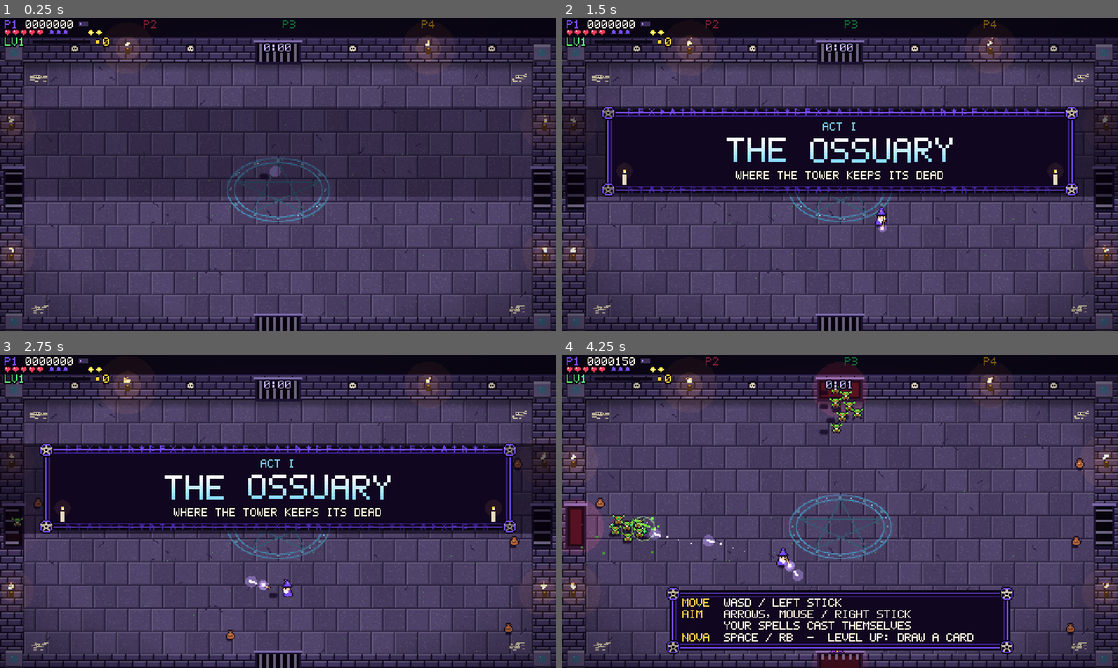
Above: before the commit, frames 1-4 (two rows, left to right).
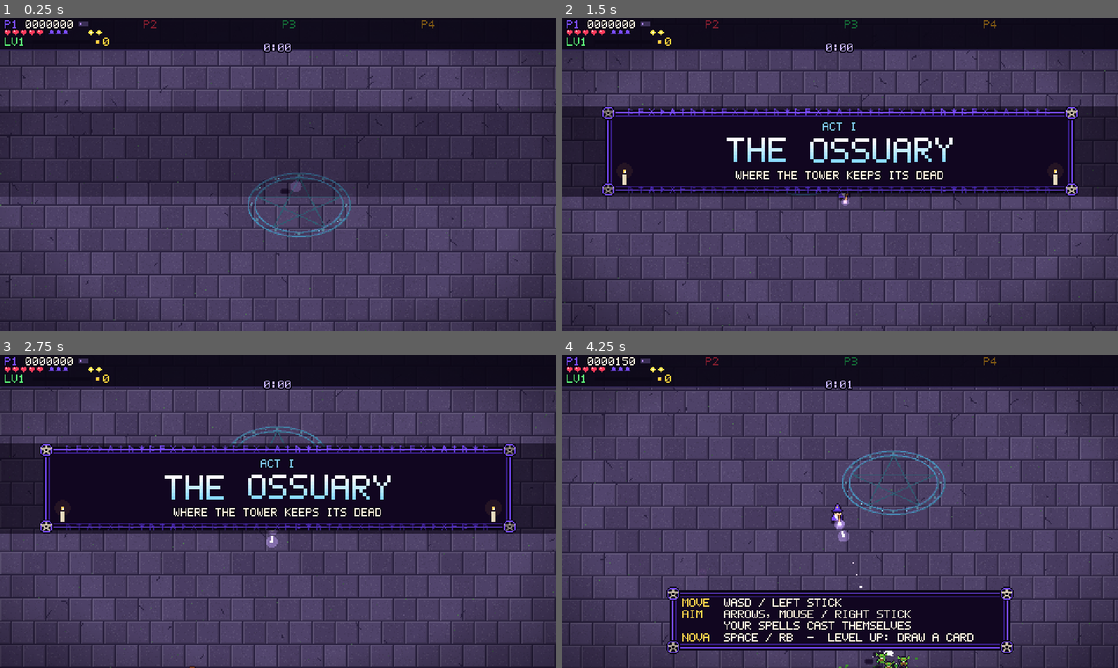
Above: after the commit, the same moments.

Repository: Proximo0/MagicSmash
Game: Godot game, scene res://tests/bot/bot.tscn
Same seed, same stepped clock (60 frames per second), same inputs: the game is played once before the commit and once after it. This scene is started directly instead of the project's main scene.
Inputs (mouse positions are in pixels of both pictures, inside the frame that each line leads up to):
- Up to frame 1 (0.25 s): no input
- Up to frame 2 (1.5 s): tap Enter at 0.5 s; move the mouse to (962, 158) at 0.52 s; hold Right 0.53-1.25 s; tap P at 0.6 s; click (962, 158) at 0.67 s; tap Space at 0.77 s; drag from (728, 190) to (812, 237) at 1.27 s
- Up to frame 3 (2.75 s): move the mouse to (333, 442) at 2.02 s; hold Right from 2.03 s (still down); tap Enter at 2.1 s
- Up to frame 4 (4.25 s): release Right at 2.75 s; drag from (812, 574) to (673, 464) at 2.77 s; move the mouse to (1006, 558) at 3.52 s; hold Left from 3.53 s (still down); tap Z at 3.6 s; tap Space at 3.77 s

The runs differ from the first frame. In frame 1, 26% of the frame differs, in the area x 0-100%, y 5-100%; in frame 2, 24%; in frame 3, 21%; in frame 4, 29%, in the area x 0-100%, y 2-100%.

Commit message:
Rework 22: a bigger arena with a party camera (#38)
* A bigger arena: the camera follows the party around a 760x400 floor

Co-Authored-By: Claude Opus 5.5 <noreply@anthropic.com>
Claude-Session: https://claude.ai/code/session_01Mr779yQiKfgnxCHZUAtBUk

* Big arena: leash and rift tests, pre-bake later acts, tidy

Co-Authored-By: Claude Opus 5.5 <noreply@anthropic.com>
Claude-Session: https://claude.ai/code/session_01Mr779yQiKfgnxCHZUAtBUk

---------

Co-authored-by: Claude <noreply@anthropic.com>

Diff:
--- a/game/arena/arena.gd
+++ b/game/arena/arena.gd
@@ -99,7 +99,12 @@
 var options := OptionsPanel.new()
 const PAUSE_ITEMS := ["RESUME", "OPTIONS", "QUIT TO TITLE"]
 var time := 0.0
-var torch_pos := [Vector2(110, 26), Vector2(370, 26), Vector2(10, 92), Vector2(10, 204), Vector2(470, 92), Vector2(470, 204)]
+var torch_pos := [Vector2(150, 26), Vector2(300, 26), Vector2(500, 26), Vector2(650, 26), Vector2(10, 110),
+	Vector2(10, 340), Vector2(790, 110), Vector2(790, 340)]
+## The camera: the world point at the screen's top-left. It follows the middle of the living party and stays
+## inside the arena image; CAM_EASE is how fast it catches up (per second).
+var cam := Vector2.ZERO
+const CAM_EASE := 6.0
 var _hitstop := 0.0
 var _last_aim := {}
 ## Level-up pick screen, per local slot: highlighted card, and the [card, offer] confirmed and being sent.
@@ -139,6 +144,9 @@
 	bg = Sprite2D.new()
 	bg.centered = false
 	bg.texture = ArenaBg.build(ArenaBg.OSSUARY)
+	# The bigger arena takes a moment to bake; do the later acts now, during the run's intro, not mid-fight.
+	(func() -> void: ArenaBg.build(ArenaBg.LIBRARY)).call_deferred()
+	(func() -> void: ArenaBg.build(ArenaBg.SANCTUM)).call_deferred()
 	root.add_child(bg)
 	bg_next = Sprite2D.new()
 	bg_next.centered = false
@@ -173,7 +181,10 @@
 	vignette.texture = grad
 	vignette.size = G.SCREEN
 	vignette.mouse_filter = Control.MOUSE_FILTER_IGNORE
-	root.add_child(vignette)
+	var vignette_layer := CanvasLayer.new()
+	vignette_layer.layer = 5
+	add_child(vignette_layer)
+	vignette_layer.add_child(vignette)
 
 	hud_layer = CanvasLayer.new()
 	hud_layer.layer = 10
@@ -319,7 +330,8 @@
 	var so := Vector2.ZERO
 	if shake > 0.0:
 		so = Vector2(_fx_rng.randf_range(-1, 1), _fx_rng.randf_range(-1, 1)) * shake
-	root.position = so.round()
+	_follow_party(dt)
+	root.position = (so - cam).round()
 	if game_over:
 		game_over_t += dt
 	_torch_fx(dt)
@@ -965,7 +977,7 @@
 		if b.kind == Gamble.TEAM:
 			_draw_fate(ci, b, spinning, col, text, dark)
 			continue
-		var at: Vector2 = (b.pos as Vector2) + Vector2(0, -30)
+		var at: Vector2 = _on_screen(b.pos as Vector2) + Vector2(0, -30)
 		var k := clampf(b.t / b.spin, 0.0, 1.0)
 		for n in 3:
 			# Each stone flies up and tumbles down; the middle one lands last, on the outcome.
@@ -1002,7 +1014,7 @@
 ## Chest reels over the wizard who opened them: tier names spin, then the item shows in its tier's colour.
 func _draw_reveals(ci: CanvasItem, dark: Color) -> void:
 	for r: Dictionary in _reveals:
-		var at: Vector2 = (r.pos as Vector2) + Vector2(0, -34)
+		var at: Vector2 = _on_screen(r.pos as Vector2) + Vector2(0, -34)
 		var spinning: bool = r.t < REEL_SPIN
 		var tier: int = (int(r.t * 14.0) + r.slot) % RARITY_COLORS.size() if spinning else r.tier
 		var col: Color = RARITY_COLORS[tier]
@@ -1070,6 +1082,32 @@
 			bg.texture = bg_next.texture
 			bg_next.visible = false
 			_act_fade = -1.0
+
+## Eases the camera toward the middle of the living wizards (all of them when none is alive), keeping the view
+## inside the arena image. The HUD band at the top counts as part of the view, so the top wall can show under it.
+func _follow_party(dt: float) -> void:
+	var c := Vector2.ZERO
+	var n := 0
+	for p: Dictionary in vp.values():
+		if p.alive:
+			c += p.pos
+			n += 1
+	if n == 0:
+		for p: Dictionary in vp.values():
+			c += p.pos
+			n += 1
+	if n == 0:
+		return
+	c /= n
+	var want := c - Vector2(G.SCREEN.x / 2.0, (G.SCREEN.y + G.HUD_H) / 2.0)
+	want = want.clamp(Vector2.ZERO, G.WORLD - G.SCREEN)
+	cam = want if cam == Vector2.ZERO and time < 0.2 else cam.lerp(want, minf(1.0, dt * CAM_EASE))
+
+
+## A world position on the screen (for HUD things that point at the arena).
+func _on_screen(p: Vector2) -> Vector2:
+	return p - cam
+
 
 func _add_shake(v: float) -> void:
 	if not Save.settings.shake:
@@ -1583,6 +1621,10 @@
 func _draw_hud() -> void:
 	var ci := hud
 	var dark := Color("0b0716")
+	# The HUD band: the arena scrolls under it.
+	ci.draw_rect(Rect2(0, 0, G.SCREEN.x, G.HUD_H), Color(dark, 0.92))
+	ci.draw_rect(Rect2(0, G.HUD_H, G.SCREEN.x, 1), Color("2f2450"))
+	_draw_offscreen(ci)
 	# Player panels
 	for slot in 4:
 		var x := slot * 120 + 4
@@ -1681,6 +1723,37 @@
 	elif paused:
 		_draw_pause(ci)
 
+## Arrows at the screen's edge pointing at what matters out of view: chests, cards and the Lich.
+func _draw_offscreen(ci: CanvasItem) -> void:
+	var view := Rect2(Vector2(6, G.HUD_H + 6), G.SCREEN - Vector2(12, G.HUD_H + 12))
+	var marks: Array = []
+	for k: Array in vk:
+		var kind: int = k[0]
+		if kind == World.PK_CHEST or kind >= World.PK_CARD:
+			marks.append([k[1], _pickup_color(kind)])
+	for e: Dictionary in ve.values():
+		if e.type == World.LICH:
+			marks.append([e.pos, Color("ff4df2") if boss_final else Color("4dfff0")])
+	for m: Array in marks:
+		var sp := _on_screen(m[0])
+		if view.grow(4).has_point(sp):
+			continue
+		var center := view.get_center()
+		var d: Vector2 = (sp - center)
+		# Where the line from the middle to the thing leaves the view.
+		var tx := (view.size.x / 2.0) / maxf(absf(d.x), 0.001)
+		var ty := (view.size.y / 2.0) / maxf(absf(d.y), 0.001)
+		var at := center + d * minf(tx, ty)
+		var dir := d.normalized()
+		var side := Vector2(-dir.y, dir.x)
+		var pulse := 0.6 + 0.4 * sin(time * 6.0)
+		var col: Color = m[1]
+		var tip := at
+		var pts := PackedVector2Array([tip, tip - dir * 7.0 + side * 4.0, tip - dir * 7.0 - side * 4.0])
+		ci.draw_colored_polygon(pts, Color(col, pulse))
+		ci.draw_polyline(PackedVector2Array([pts[0], pts[1], pts[2], pts[0]]), Color(Occult.INK, 0.9), 1.0)
+
+
 ## An act card: a rune-framed band with the act's numeral, its name in large letters and its subtitle, fading in.
 func _draw_act_card(ci: CanvasItem, k: float, slide: float) -> void:
 	var a := clampf(k / 0.12, 0.0, 1.0) * clampf(banner.t / 0.4, 0.0, 1.0)
--- a/game/arena/arena_bg.gd
+++ b/game/arena/arena_bg.gd
@@ -21,8 +21,8 @@
 	act = clampi(act, 0, PALETTES.size() - 1)
 	if _cache.has(act):
 		return _cache[act]
-	var w := int(G.SCREEN.x)
-	var h := int(G.SCREEN.y)
+	var w := int(G.WORLD.x)
+	var h := int(G.WORLD.y)
 	var img := Image.create(w, h, false, Image.FORMAT_RGBA8)
 	var rng := RandomNumberGenerator.new()
 	rng.seed = 1337 + act * 101
@@ -48,9 +48,6 @@
 		for y in range(int(a.position.y), int(a.end.y)):
 			img.set_pixel(x0, y, img.get_pixel(x0, y).darkened(0.35))
 	_pillars(img, w, h, pal, act)
-	# HUD band.
-	img.fill_rect(Rect2i(0, 0, w, 18), Color("0b0716"))
-	img.fill_rect(Rect2i(0, 17, w, 1), Color("2f2450") if act != LIBRARY else Color("4a2414"))
 	var tex := ImageTexture.create_from_image(img)
 	_cache[act] = tex
 	return tex
@@ -59,7 +56,7 @@
 static func _walls(img: Image, a: Rect2, pal: Array, act: int) -> void:
 	var w := img.get_width()
 	var h := img.get_height()
-	for y in range(18, h):
+	for y in range(0, h):
 		for x in w:
 			if a.has_point(Vector2(x, y)):
 				continue
@@ -67,10 +64,10 @@
 			if act == LIBRARY:
 				c = _shelf_px(x, y, pal)
 			else:
-				var row := (y - 18) / 6
+				var row := (y + 42) / 6
 				var off := 6 if row % 2 == 1 else 0
 				var bx := (x + off) % 12
-				var by := (y - 18) % 6
+				var by := (y + 42) % 6
 				var brick_id := ((x + off) / 12) * 31 + row * 17
 				var base: Color = (pal[0] as Color).lerp(pal[1], float((brick_id * 7919) % 13) / 13.0)
 				c = base
@@ -87,10 +84,10 @@
 
 ## Bookshelf walls: dark wood boards every 10 px with rows of coloured spines between.
 static func _shelf_px(x: int, y: int, pal: Array) -> Color:
-	var ry := (y - 18) % 10
+	var ry := (y + 42) % 10
 	if ry >= 8:
 		return Color("2a140c") if ry == 9 else Color("6a3a20")
-	var book := (x * 3 + (y - 18) / 10 * 7) / 4
+	var book := (x * 3 + (y + 42) / 10 * 7) / 4
 	var hsh := (book * 2654435761) % 1000
 	if hsh < 90:
 		return pal[2]
@@ -99,7 +96,7 @@
 	var tall := 2 + hsh % 3
 	if ry < 8 - (8 - tall) and ry < 2 and hsh % 2 == 0:
 		return pal[2]
-	if (x * 3 + (y - 18) / 10 * 7) % 4 == 0:
+	if (x * 3 + (y + 42) / 10 * 7) % 4 == 0:
 		return c.darkened(0.35)
 	if ry == 3 and hsh % 3 == 0:
 		return Color("d8b04a").darkened(0.2)
@@ -155,18 +152,18 @@
 
 ## Act I: cracks, moss, bone piles along the walls and skull niches in the top wall.
 static func _ossuary(img: Image, a: Rect2, rng: RandomNumberGenerator) -> void:
-	for i in 40:
+	for i in _scaled(40, a):
 		var p := Vector2i(rng.randi_range(int(a.position.x) + 4, int(a.end.x) - 4), rng.randi_range(int(a.position.y) + 4, int(a.end.y) - 4))
 		var dir := Vector2i([1, -1][rng.randi() % 2], [1, -1][rng.randi() % 2])
 		for k in rng.randi_range(3, 8):
 			if a.has_point(Vector2(p)):
 				img.set_pixelv(p, Color("2a2140"))
 			p += Vector2i(dir.x if rng.randf() < 0.7 else 0, dir.y if rng.randf() < 0.7 else 0)
-	for i in 70:
+	for i in _scaled(70, a):
 		var p := Vector2i(rng.randi_range(int(a.position.x), int(a.end.x) - 1), rng.randi_range(int(a.position.y), int(a.end.y) - 1))
 		img.set_pixelv(p, Color("3f5a4a") if rng.randf() < 0.6 else Color("4f7a52"))
 	# Skull niches in the top wall.
-	for nx: int in [60, 160, 300, 420]:
+	for nx: int in range(60, int(a.end.x) - 40, 110):
 		_art(img, Vector2i(nx, 22), [
 			"..kkkkk..",
 			".kk...kk.",
@@ -202,7 +199,7 @@
 			elif not edge and (x + y) % 9 == 0:
 				c = c.lightened(0.06)
 			img.set_pixel(x, y, c)
-	for i in 26:
+	for i in _scaled(26, a):
 		var p := Vector2i(rng.randi_range(int(a.position.x) + 6, int(a.end.x) - 12), rng.randi_range(int(a.position.y) + 6, int(a.end.y) - 10))
 		var pw := rng.randi_range(5, 8)
 		var ph := rng.randi_range(4, 6)
@@ -211,10 +208,10 @@
 			img.fill_rect(Rect2i(p + Vector2i(1, l), Vector2i(pw - 2, 1)), Color("8a7a60"))
 		if rng.randf() < 0.4:
 			img.fill_rect(Rect2i(p + Vector2i(pw - 2, 0), Vector2i(2, 2)), Color("3a2a1a"))
-	for i in 18:
+	for i in _scaled(18, a):
 		var p := Vector2i(rng.randi_range(int(a.position.x) + 6, int(a.end.x) - 6), rng.randi_range(int(a.position.y) + 6, int(a.end.y) - 6))
 		img.fill_rect(Rect2i(p, Vector2i(rng.randi_range(2, 4), rng.randi_range(1, 3))), Color("120a14"))
-	for i in 160:
+	for i in _scaled(160, a):
 		var p := Vector2i(rng.randi_range(int(a.position.x), int(a.end.x) - 1), rng.randi_range(int(a.position.y), int(a.end.y) - 1))
 		img.set_pixelv(p, Color("2a1a14") if rng.randf() < 0.7 else Color("8a4020"))
 
@@ -222,7 +219,7 @@
 ## Act III: stained-glass windows in the top wall, gold inlay and starlight through cracks in the floor.
 static func _sanctum(img: Image, a: Rect2, rng: RandomNumberGenerator) -> void:
 	var glass := [Color("c0263a"), Color("2a5ad8"), Color("d8b04a"), Color("7b4dff"), Color("29a06b")]
-	for wx: int in [44, 124, 204, 284, 364]:
+	for wx: int in range(44, int(a.end.x) - 40, 80):
 		var win := Rect2i(wx, 20, 30, 17)
 		img.fill_rect(win.grow(1), Color("0a0c1a"))
 		for y in range(win.position.y, win.end.y):
@@ -236,7 +233,7 @@
 				var cell: int = (lx / 6) * 3 + ly / 5 + wx
 				img.set_pixel(x, y, Color("0a0c1a") if lead else (glass[cell % glass.size()] as Color).darkened(0.25))
 		img.fill_rect(Rect2i(wx + 13, 23, 4, 4), Color("fff6e0"))
-	for i in 34:
+	for i in _scaled(34, a):
 		var p := Vector2i(rng.randi_range(int(a.position.x) + 4, int(a.end.x) - 4), rng.randi_range(int(a.position.y) + 4, int(a.end.y) - 4))
 		var dir := Vector2i([1, -1][rng.randi() % 2], [1, -1][rng.randi() % 2])
 		for k in rng.randi_range(4, 10):
@@ -245,6 +242,11 @@
 				if rng.randf() < 0.25:
 					img.set_pixelv(p, Color("9ad8ff"))
 			p += Vector2i(dir.x if rng.randf() < 0.7 else 0, dir.y if rng.randf() < 0.7 else 0)
+
+
+## A decoration count drawn for the original 440x220 floor, scaled to this floor's area.
+static func _scaled(n: int, a: Rect2) -> int:
+	return int(n * a.get_area() / (440.0 * 220.0))
 
 
 ## The summoning circle in the middle of the floor: two rings, a pentagram and studs; larger and gold in Act III.
--- a/game/autoload/g.gd
+++ b/game/autoload/g.gd
@@ -3,8 +3,12 @@
 
 const VERSION := "0.9.0"
 const SCREEN := Vector2(480, 270)
+## The whole arena image, walls included: bigger than the screen, so the camera follows the party around it.
+const WORLD := Vector2(800, 450)
 ## Playfield (inside the walls).
-const ARENA := Rect2(20, 38, 440, 220)
+const ARENA := Rect2(20, 38, 760, 400)
+## The top of the screen the HUD covers.
+const HUD_H := 27.0
 const MAX_PLAYERS := 4
 
 ## Device id -1 is keyboard + mouse + touch, 0..7 are gamepads.
--- a/game/debug/tuning.gd
+++ b/game/debug/tuning.gd
@@ -22,6 +22,10 @@
 	["horde_boss_mul", 0.35, 0.0, 1.0, 0.05, "Spawning", "Spawn budget multiplier while the Lich is alive."],
 	["rift_share", 0.6, 0.0, 1.0, 0.05, "Spawning", "Share of horde groups that open a rift in the arena instead of coming through a door."],
 	["rift_warning", 0.9, 0.2, 3.0, 0.05, "Spawning", "Seconds a rift's marker shows before its enemies appear."],
+	["leash_x", 440.0, 100.0, 700.0, 10.0, "Spawning", "Furthest two wizards may be apart across, px (they share one screen)."],
+	["leash_y", 210.0, 60.0, 400.0, 10.0, "Spawning", "Furthest two wizards may be apart up and down, px."],
+	["rift_max_dist", 230.0, 60.0, 600.0, 10.0, "Spawning", "Rifts open at most this far from the middle of the party, px."],
+	["door_near_share", 0.6, 0.0, 1.0, 0.05, "Spawning", "Share of door groups that use the door nearest the party (the rest pick any door)."],
 	["rift_min_dist", 90.0, 30.0, 200.0, 5.0, "Spawning", "Rifts open at least this far from every wizard, px."],
 	["enemy_cap", 260.0, 20.0, 600.0, 10.0, "Spawning", "Most enemies alive at once; the horde holds its budget while at the cap."],
 	["elite_interval", 45.0, 5.0, 300.0, 5.0, "Spawning", "Seconds between elite spawns (a big glowing orc or mage that drops loot)."],
@@ -86,6 +90,10 @@
 var rift_share: float
 var rift_warning: float
 var rift_min_dist: float
+var leash_x: float
+var leash_y: float
+var rift_max_dist: float
+var door_near_share: float
 var enemy_cap: float
 var elite_interval: float
 var elite_hp_mul: float
--- a/game/logic/world.gd
+++ b/game/logic/world.gd
@@ -181,7 +181,8 @@
 ## XP a gem dropped by each enemy type is worth (same order as STATS).
 const XP_VALUES := [1, 2, 2, 1, 1, 5, 4, 25, 2, 2, 4, 5]
 
-const DOORS := [Vector2(240, 30), Vector2(240, 266), Vector2(12, 148), Vector2(468, 148)]
+## The four doors, mid-wall on each side of G.ARENA (top, bottom, left, right).
+const DOORS := [Vector2(400, 30), Vector2(400, 446), Vector2(12, 238), Vector2(788, 238)]
 const DOOR_DIRS := [Vector2(0, 1), Vector2(0, -1), Vector2(1, 0), Vector2(-1, 0)]
 
 const COMBO_CALLS := {10: "SMASHING!", 25: "ARCANE CARNAGE!", 50: "WIZARDLY!", 100: "TOTAL SORCERY!", 200: "LEGENDARY!"}
@@ -640,35 +641,50 @@
 		if rng.randf() < tune.rift_share:
 			_queue_rift(_next_group[0], _next_group[1])
 		else:
-			_queue_group(_next_group[0], _next_group[1], rng.randi_range(0, 3), wave_time)
+			_queue_group(_next_group[0], _next_group[1], _pick_door(), wave_time)
 		_sort_queue()
 		_next_group = []
 
 ## A rift: a marker opens somewhere in the arena away from the wizards, and after tune.rift_warning the
 ## group bursts out of it in a clump, so the horde surrounds the party instead of queuing at the doors.
 func _queue_rift(type: int, n: int) -> void:
-	var best := _spot_away(tune.rift_min_dist, 22.0)
+	var best := _spot_near_party(tune.rift_min_dist, tune.rift_max_dist, 22.0)
 	var spread := 6.0 + 3.0 * sqrt(float(n))
 	emit(EV_RIFT, best.x, best.y, spread, tune.rift_warning)
 	for i in n:
 		var off := Vector2.from_angle(rng.randf() * TAU) * rng.randf() * spread
 		spawn_queue.append({"t": wave_time + tune.rift_warning + i * 0.03, "type": type, "door": 0, "at": best + off})
 
-## A random point in the arena (inset by `margin`) at least `min_dist` from every living wizard, or the farthest
-## of ten tries.
-func _spot_away(min_dist: float, margin: float) -> Vector2:
+## A door for a group: usually the one nearest the party (the arena is bigger than the screen, and a far door
+## would leave the group walking for half a minute), otherwise any door.
+func _pick_door() -> int:
+	if rng.randf() >= tune.door_near_share:
+		return rng.randi_range(0, DOORS.size() - 1)
+	var c := party_center()
+	var best := 0
+	for d in DOORS.size():
+		if (DOORS[d] as Vector2).distance_to(c) < (DOORS[best] as Vector2).distance_to(c):
+			best = d
+	return best
+
+## A point in the arena (inset by `margin`) between `min_dist` and `max_dist` from the middle of the party and at
+## least `min_dist` from every living wizard: just off the edge of the screen, the way a survivors horde closes
+## in. Falls back to the try farthest from the wizards.
+func _spot_near_party(min_dist: float, max_dist: float, margin: float) -> Vector2:
 	var area := G.ARENA.grow(-margin)
+	var c := party_center()
 	var best := area.get_center()
 	var best_d := -1.0
-	for tries in 10:
-		var c := Vector2(rng.randf_range(area.position.x, area.end.x), rng.randf_range(area.position.y, area.end.y))
+	for tries in 12:
+		var at := c + Vector2.from_angle(rng.randf() * TAU) * rng.randf_range(min_dist, maxf(min_dist, max_dist))
+		at = at.clamp(area.position, area.end)
 		var d := INF
 		for p: Player in players.values():
 			if p.alive:
-				d = minf(d, p.pos.distance_to(c))
+				d = minf(d, p.pos.distance_to(at))
 		if d > best_d:
 			best_d = d
-			best = c
+			best = at
 		if d >= min_dist:
 			break
 	return best
@@ -706,7 +722,7 @@
 		type = ORC if roll < 0.6 else MAGE
 	elif wave >= 2:
 		type = ORC
-	var e := spawn_enemy(type, rng.randi_range(0, 3))
+	var e := spawn_enemy(type, _pick_door())
 	e.elite = true
 	e.hp *= tune.elite_hp_mul
 	e.maxhp = e.hp
@@ -796,7 +812,9 @@
 				p.hp = p.max_hp
 				p.invuln = 2.5
 				p.bombs = maxi(p.bombs, 2)
-				p.pos = G.ARENA.get_center() + Vector2(rng.randf_range(-20, 20), rng.randf_range(-10, 10))
+				# Back beside the party (the arena is bigger than the screen), or mid-arena when nobody is up.
+				p.pos = party_center() + Vector2(rng.randf_range(-20, 20), rng.randf_range(-10, 10))
+				p.pos = p.pos.clamp(G.ARENA.position + Vector2(5, 6), G.ARENA.end - Vector2(5, 2))
 				emit(EV_SPAWN, p.pos.x, p.pos.y, p.slot, 0)
 		return
 	var regen := Upgrades.regen_interval(p.upgrades)
@@ -821,6 +839,7 @@
 	p.pos += p.vel * dt
 	p.pos.x = clampf(p.pos.x, G.ARENA.position.x + 5, G.ARENA.end.x - 5)
 	p.pos.y = clampf(p.pos.y, G.ARENA.position.y + 6, G.ARENA.end.y - 2)
+	_leash(p)
 	if aim.length() > 0.1:
 		p.aim = aim.normalized()
 	elif p.moving:
@@ -842,6 +861,24 @@
 				if e.orbit_cd <= 0.0 and op.distance_to(e.pos) < e.r + 6.0:
 					e.orbit_cd = 0.3
 					_damage_enemy(e, 1.5, p.slot, (e.pos - p.pos).normalized() * 80.0)
+
+## Wizards share one screen: none may get further than tune.leash_x / leash_y from any other living wizard.
+func _leash(p: Player) -> void:
+	for q: Player in players.values():
+		if q == p or not q.alive:
+			continue
+		p.pos.x = clampf(p.pos.x, q.pos.x - tune.leash_x, q.pos.x + tune.leash_x)
+		p.pos.y = clampf(p.pos.y, q.pos.y - tune.leash_y, q.pos.y + tune.leash_y)
+
+## The middle of the living wizards, or of the arena when none is alive.
+func party_center() -> Vector2:
+	var c := Vector2.ZERO
+	var n := 0
+	for p: Player in players.values():
+		if p.alive:
+			c += p.pos
+			n += 1
+	return c / n if n > 0 else G.ARENA.get_center()
 
 ## Every owned spell weapon casts on its own cooldown: along the aim stick when it is held, otherwise at the
 ## nearest enemy within tune.auto_aim_range. Nothing in range and no aim: the weapons wait, ready.
@@ -1838,7 +1875,7 @@
 func _place_shrine(kind: int) -> void:
 	var sh := Shrine.new()
 	sh.kind = kind
-	sh.pos = _spot_away(tune.shrine_min_dist, 30.0)
+	sh.pos = _spot_near_party(tune.shrine_min_dist, tune.shrine_min_dist + 120.0, 30.0)
 	sh.life = tune.shrine_life * (tune.team_shrine_life_mul if kind == Gamble.TEAM else 1.0)
 	sh.cost = Gamble.cost(kind, wave, tune.shrine_cost_base, tune.shrine_cost_per_min, tune.team_cost_mul)
 	shrines.append(sh)
--- a/tests/unit/test_world.gd
+++ b/tests/unit/test_world.gd
@@ -1121,3 +1121,25 @@
 		if ev[0] == World.EV_CARD:
 			assert_true(int(ev[3]) < Cards.count(), "card index carries the urn mark")
 			assert_true(int(ev[4]) >= 8, "the event does not say it came from an urn")
+
+
+func test_wizards_stay_on_one_screen() -> void:
+	var w := World.new([0, 1], 3)
+	var a := _player(w, 0)
+	var b := _player(w, 1)
+	b.pos = Vector2(G.ARENA.position.x + 10, 200)
+	a.pos = b.pos
+	for _i: int in range(600):
+		w._update_player(a, 1.0 / 60.0, PackedFloat32Array([1, 0, 0, 0, 0, 0]))
+	assert_true(a.pos.x - b.pos.x <= w.tune.leash_x + 0.01, "a wizard walked off the shared screen")
+	assert_true(a.pos.x - b.pos.x > w.tune.leash_x - 5.0, "the leash held too short")
+
+
+func test_rifts_open_near_the_party_not_across_the_arena() -> void:
+	var w := World.new([0], 3)
+	var p := _player(w)
+	p.pos = G.ARENA.position + Vector2(60, 60)
+	for _i: int in range(20):
+		var at := w._spot_near_party(w.tune.rift_min_dist, w.tune.rift_max_dist, 22.0)
+		var d := at.distance_to(p.pos)
+		assert_true(d >= w.tune.rift_min_dist - 0.5 and d <= w.tune.rift_max_dist + 1.0, "rift %d px away" % d)
